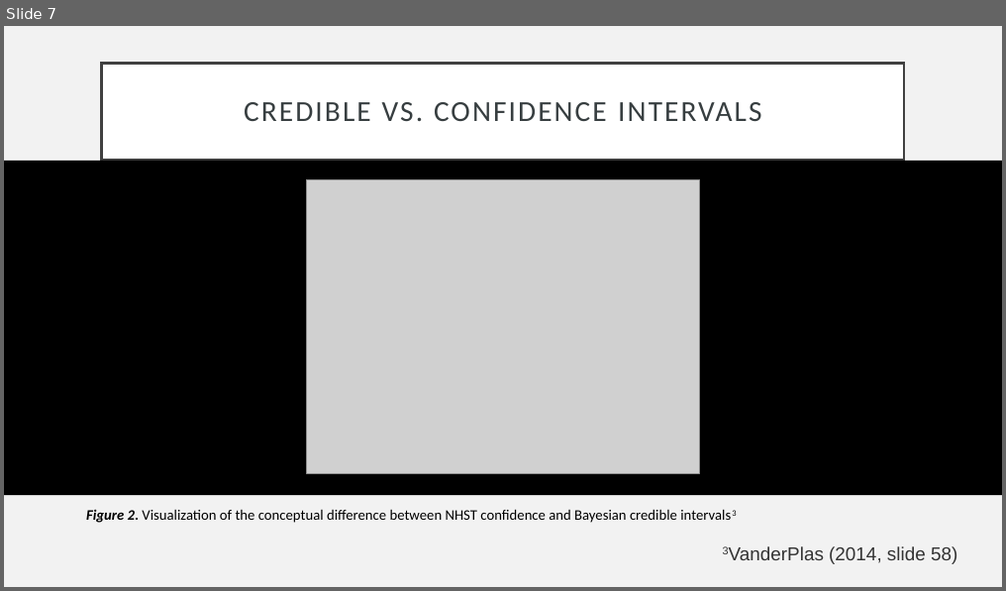
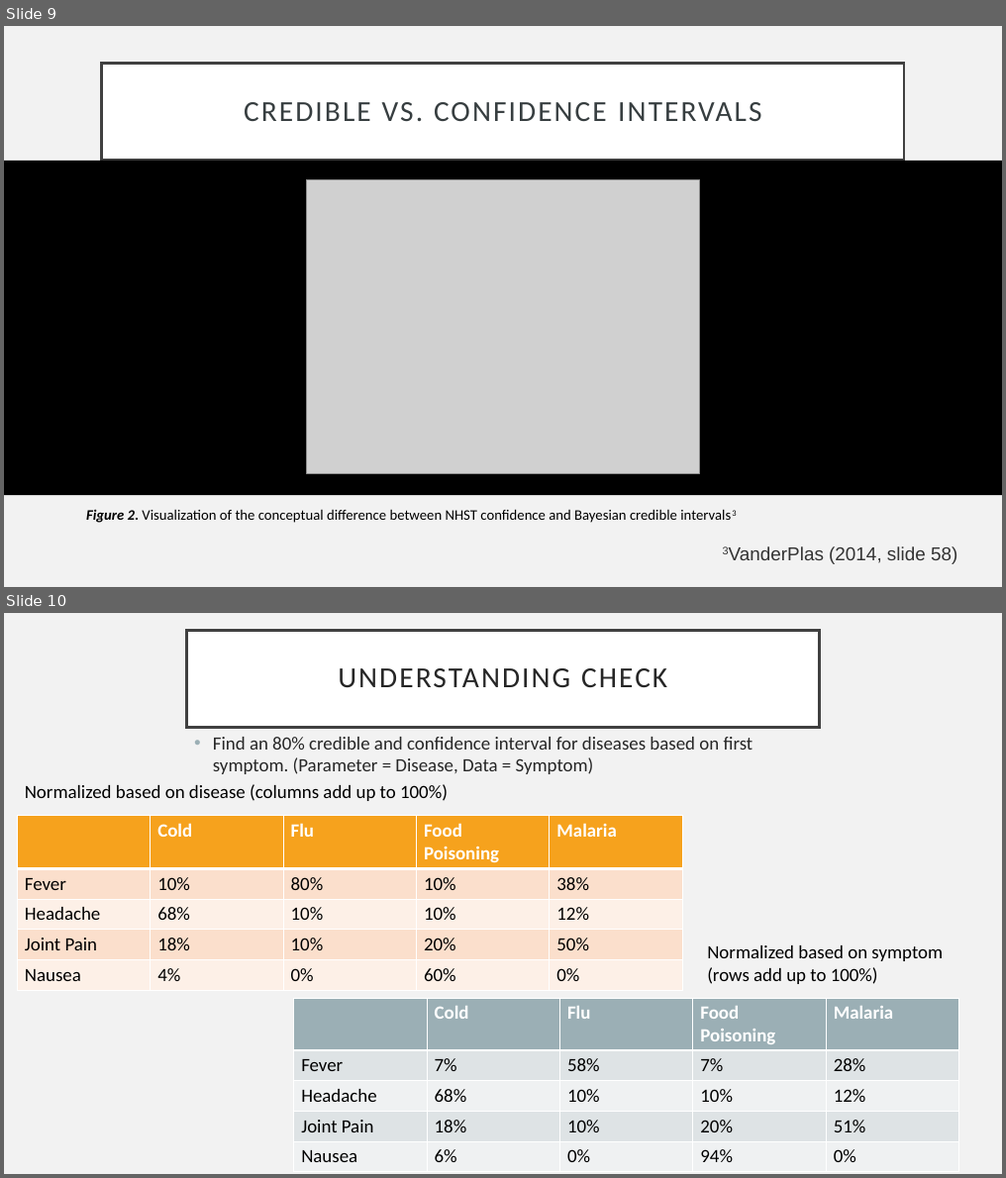
Before and after one commit to nightingal3/socdevbayes, a slide deck: Introduction to Bayesian Inference.pptx. Shown one above the other, each under a label of ours: slide 7 before the commit, slides 9 and 10 after it. The pictures are 1006x591 and 1006x1178 pixels, drawn with LibreOffice and Linux fonts; fonts in the diff are those of the drawing; grey boxes stand for pictures. Boxes give left, top, right and bottom in pixels: in the first picture for what was removed or moved away, otherwise in the second. Text is boxed around its words. In the diff, an @@ line names an element or a change of style, - is before the commit and + after.

Commit message:
Add understanding slides

```diff
--- a/Introduction to Bayesian Inference.pptx
+++ b/Introduction to Bayesian Inference.pptx
@@ slide 10 added at (4, 613, 1002, 1174), background #F2F2F2 @@
@@ title added at (187, 630, 819, 728), fill #FFFFFF, outline #404040 2.5 pt, 28 pt, text #262626 @@
+UNDERSTANDING CHECK
@@ text added at (213, 737, 753, 774), 18 pt, text #262626 @@
+• Find an 80% credible and confidence interval for diseases based on first symptom. (Parameter = Disease, Data = Symptom)
@@ text added at (25, 784, 448, 801), 18 pt, text #000000 @@
+Normalized based on disease (columns add up to 100%)
@@ table added at (18, 816, 684, 989), 5 rows, 5 columns @@
+ | Cold | Flu | Food Poisoning | Malaria
+Fever | 10% | 80% | 10% | 38%
+Headache | 68% | 10% | 10% | 12%
+Joint Pain | 18% | 10% | 20% | 50%
+Nausea | 4% | 0% | 60% | 0%
@@ text added at (707, 946, 943, 984), 18 pt, text #000000 @@
+Normalized based on symptom (rows add up to 100%)
@@ table added at (294, 998, 960, 1172), 5 rows, 5 columns @@
+ | Cold | Flu | Food Poisoning | Malaria
+Fever | 7% | 58% | 7% | 28%
+Headache | 68% | 10% | 10% | 12%
+Joint Pain | 18% | 10% | 20% | 51%
+Nausea | 6% | 0% | 94% | 0%
@@ what was slide 7 is now slide 9 @@
```
Also in this commit, not shown: 4 other slides added.
